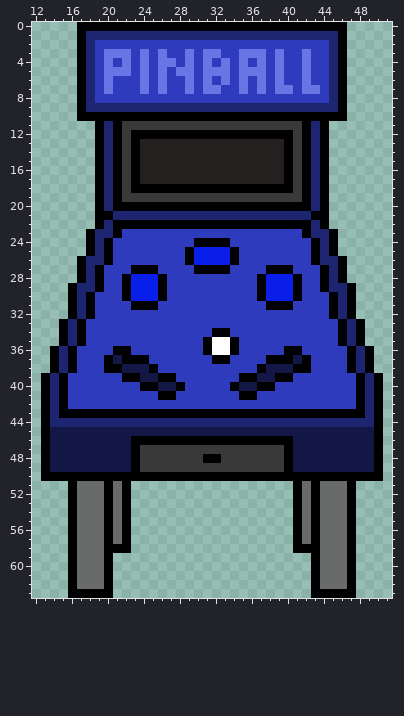
Edited in one commit: pixel-art file (Assets/Sprites/.aseprite/pinball_machine.aseprite). The picture above was drawn from the file before the commit.
64x64 pixels, 1 frame. Shown: x 12..51, y 0..63.
The same view after the edit:
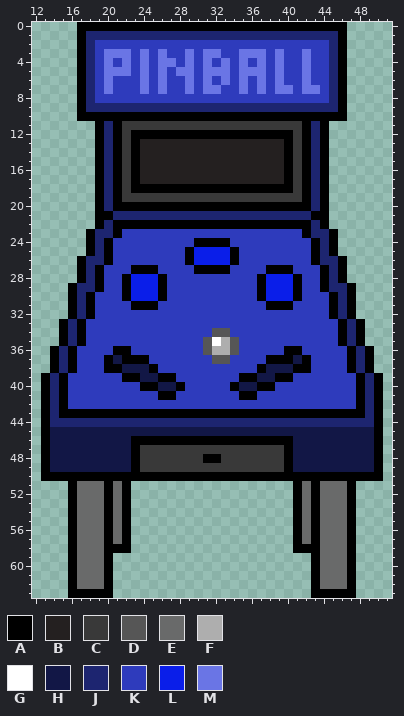
Palette (. is transparent): A #000000  B #242020  C #393939  D #565656  E #696a6a  F #aeaeae  G #ffffff  H #121746  J #1d2570  K #2e3bbc  L #0a1ee9  M #6a75e5
Edits made:
Colour A gives way to colour D in row 34 at x 32 to 33; in rows 35 to 36 at x 31 and 34; in row 37 at x 32 to 33.
Colour G gives way to colour F in row 35 at x 33; in row 36 at x 32 to 33.
